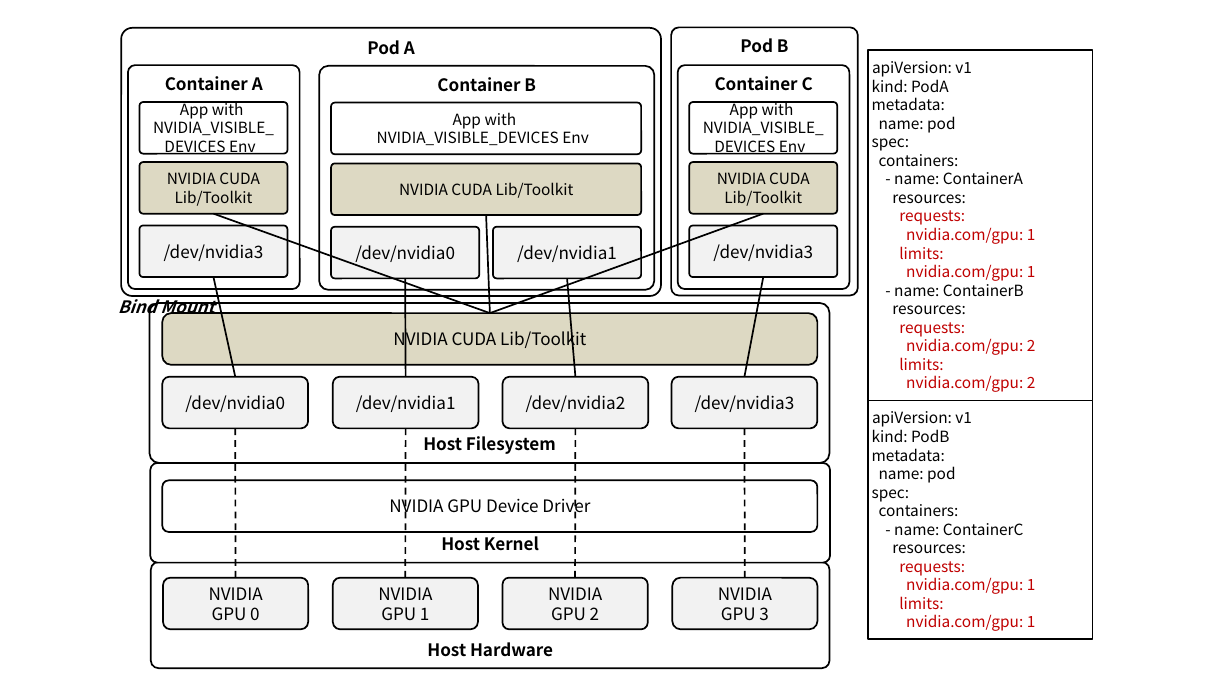
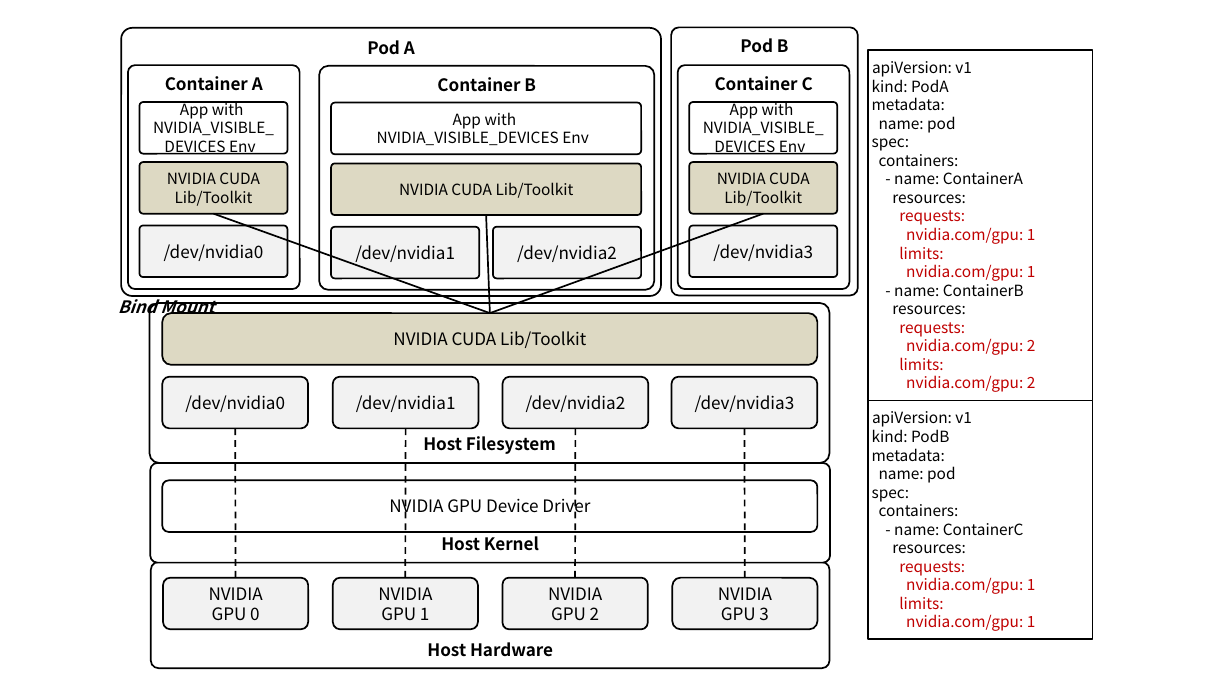
Before and after one commit to ssup2/blog-software, a slide deck: slide 1 of content/docs/theory-analysis/kubernetes-nvidia-device-plugin/images/images.pptx. Drawn at 1232x693 pixels with LibreOffice and Linux fonts; fonts in the diff are those of the drawing. Boxes give left, top, right and bottom in pixels: in the first picture for what was removed or moved away, otherwise in the second. Text is boxed around its words. In the diff, an @@ line names an element or a change of style, - is before the commit and + after.

```diff
--- a/content/docs/theory-analysis/kubernetes-nvidia-device-plugin/images/images.pptx
+++ b/content/docs/theory-analysis/kubernetes-nvidia-device-plugin/images/images.pptx
@@ text in rounded rectangle at (164,244,264,261): text changed @@
-/dev/nvidia3
+/dev/nvidia0
@@ text in rounded rectangle at (355,245,455,265): text changed @@
-/dev/nvidia0
+/dev/nvidia1
@@ text in rounded rectangle at (517,245,617,262): text changed @@
-/dev/nvidia1
+/dev/nvidia2
@@ line removed from (213, 277) to (235, 377) @@
@@ line removed from (405, 278) to (405, 377) @@
@@ line removed from (567, 278) to (575, 377) @@
@@ line removed from (764, 277) to (744, 377) @@
```
Also in this commit, not shown: 1 slide added, 1 other file.
